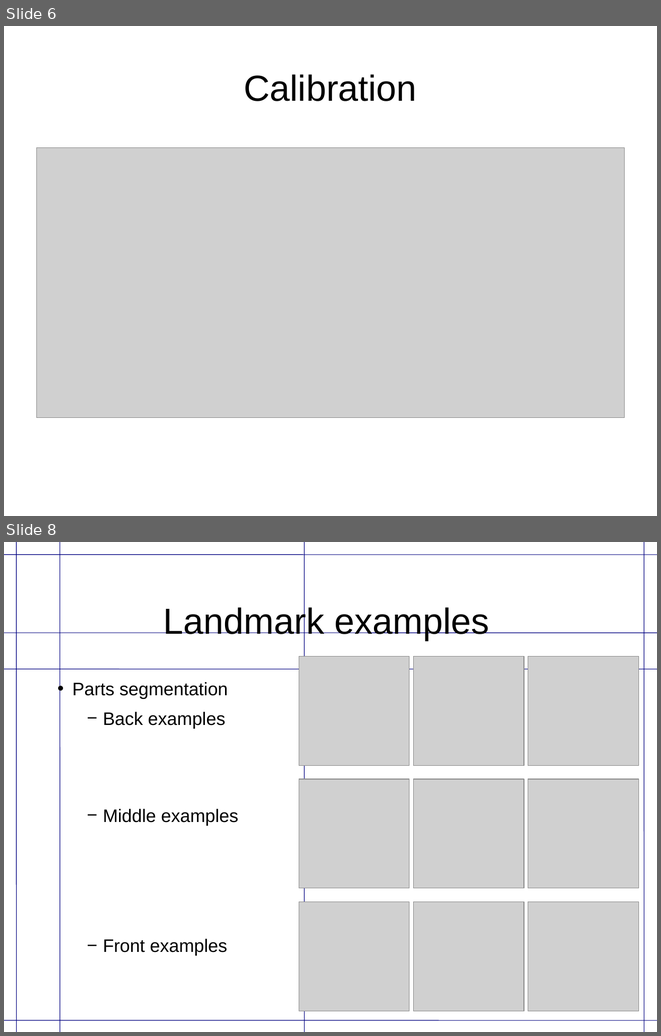
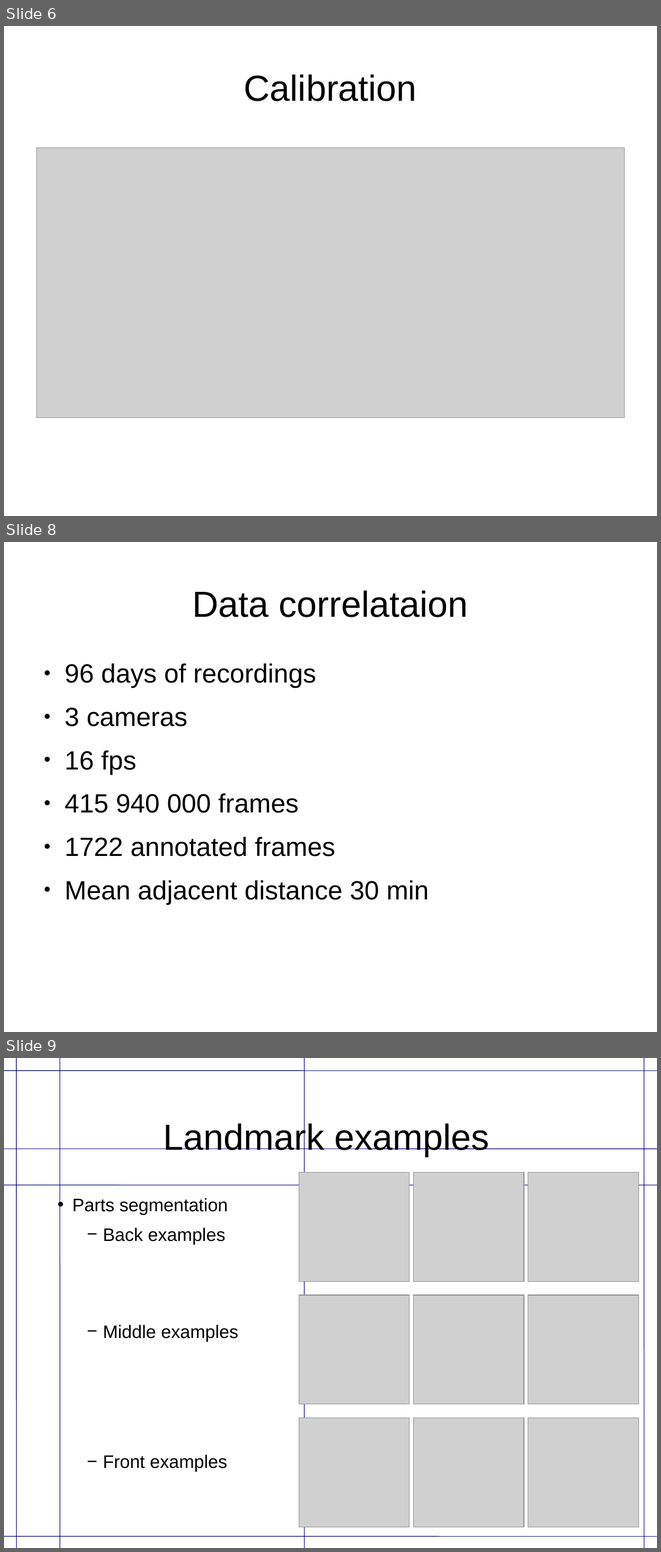
Before and after one commit to hakanardo/cow_watchdog, a slide deck: slides.odp. Shown one above the other, each under a label of ours: slides 6 and 8 before the commit, slides 6, 8 and 9 after it; the slides between them are not shown. The pictures are 661x1036 and 661x1552 pixels, drawn with LibreOffice and Linux fonts; fonts in the diff are those of the drawing; grey boxes stand for pictures. Boxes give left, top, right and bottom in pixels: in the first picture for what was removed or moved away, otherwise in the second. Text is boxed around its words. In the diff, an @@ line names an element or a change of style, - is before the commit and + after.

```diff
--- a/slides.odp
+++ b/slides.odp
@@ slide 8 added at (4, 542, 657, 1032), background #FFFFFF @@
@@ title added at (193, 590, 468, 617), 44 pt, text #000000 @@
+Data correlataion
@@ text added at (64, 663, 429, 904), 32 pt, text #000000 @@
+● 96 days of recordings
+● 3 cameras
+● 16 fps
+● 415 940 000 frames
+● 1722 annotated frames
+● Mean adjacent distance 30 min
@@ what was slide 8 is now slide 9 @@
```
Also in this commit, not shown: 1 slide changed, 2 other files.
